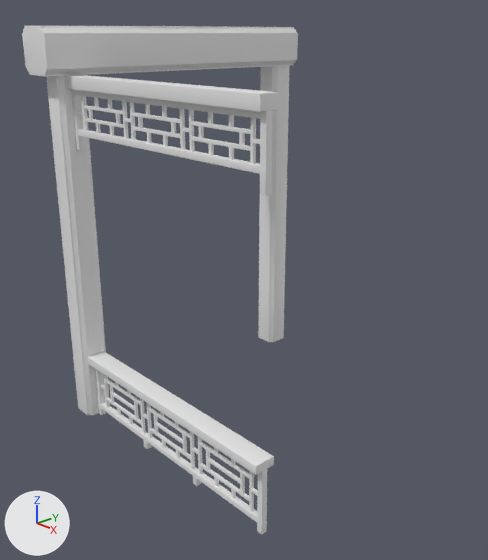
The Blender file assets/temple_mur.blend: old version first, new version second.
One viewpoint serves both versions: a 50 mm lens placed at (2.65, -2.26, 2.76), pointed at (-0.68, 0.78, 1.11). The axes (+X, +Y, +Z) are drawn at lower left. The lights are the same throughout.
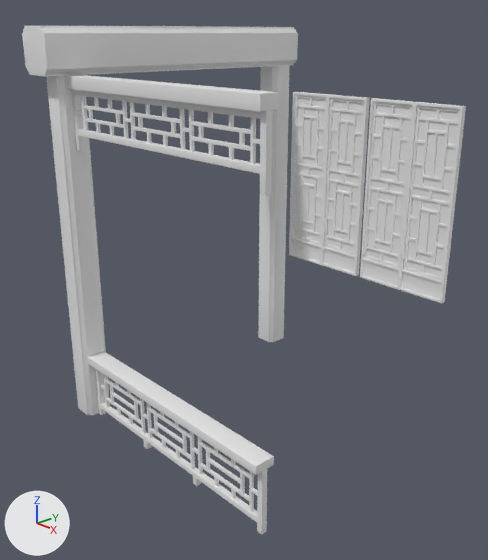
Commit message: More temple walls

Where the change shows, as pixel boxes [x1, y1, x2, y2] in the pictures (488 x 560 px):
'Volet papier', added: after [367, 105, 458, 277]
'Volet papier.001', added: after [294, 97, 363, 252]
'Volet Deco Droit', added: after [404, 105, 460, 281]
'Volet droit', added: after [399, 102, 466, 303]
'Volet Deco Gauche', added: after [364, 102, 412, 268]
'Volet Deco Droit.001', added: after [324, 98, 364, 255]
'Volet droit.001', added: after [321, 95, 370, 276]
'Volet Deco Gauche.001', added: after [292, 95, 326, 245]
'Volet gauche', added: after [360, 98, 414, 290]
'Volet gauche.001', added: after [289, 92, 330, 265]

Patch to the scene script:
```diff
--- a/assets/temple_mur.blend.py
+++ b/assets/temple_mur.blend.py
@@ me_plane @@
+me_plane.from_pydata([(-0.46, -0.86, 0.0), (0.54, -0.86, 0.0), (-0.46, 0.86, 0.0), (0.54, 0.86, 0.0)], [], [(0, 1, 3, 2)])
@@ ob_volet_deco_droit @@
+ob_volet_deco_droit = bpy.data.objects.new('Volet Deco Droit', me_cube_001)  # 528 vertices, 574 faces; spans x -0.249..0.091, y -0.01..0.01, z -0.01..1.21; modifiers BEVEL
+ob_volet_deco_droit.location = (0.11, 1.94, 1.07)
@@ ob_volet_droit @@
+ob_volet_droit = bpy.data.objects.new('Volet droit', me_cube_002)  # 60 vertices, 60 faces; spans x -0.37..0.01, y -0.02..0.02, z -0.16..1.25; modifiers BEVEL
+ob_volet_droit.location = (0.21, 1.94, 1.05)
@@ ob_volet_gauche @@
+ob_volet_gauche = bpy.data.objects.new('Volet gauche', me_cube_002)  # 60 vertices, 60 faces; spans x -0.37..0.01, y -0.02..0.02, z -0.16..1.25; modifiers BEVEL
+ob_volet_gauche.location = (-0.17, 1.94, 1.05)
@@ ob_volet_deco_gauche @@
+ob_volet_deco_gauche = bpy.data.objects.new('Volet Deco Gauche', me_cube_001)  # 528 vertices, 574 faces; spans x -0.249..0.091, y -0.01..0.01, z -0.01..1.21; modifiers BEVEL
+ob_volet_deco_gauche.location = (-0.27, 1.94, 1.07)
@@ ob_volet_papier @@
+ob_volet_papier = bpy.data.objects.new('Volet papier', me_plane)
+ob_volet_papier.location = (-0.19, 1.94, 1.67)
+ob_volet_papier.rotation_euler = (1.571, 0.0, 0.0)  # degrees (90, 0, 0)
+ob_volet_papier.scale = (0.7, 0.7, 0.7)
@@ ob_volet_papier_001 @@
+ob_volet_papier_001 = bpy.data.objects.new('Volet papier.001', me_plane)
+ob_volet_papier_001.location = (-0.99, 1.94, 1.67)
+ob_volet_papier_001.rotation_euler = (1.571, 0.0, 0.0)  # degrees (90, 0, 0)
+ob_volet_papier_001.scale = (0.7, 0.7, 0.7)
@@ ob_volet_deco_gauche_001 @@
+ob_volet_deco_gauche_001 = bpy.data.objects.new('Volet Deco Gauche.001', me_cube_001)  # 528 vertices, 574 faces; spans x -0.249..0.091, y -0.01..0.01, z -0.01..1.21; modifiers BEVEL
+ob_volet_deco_gauche_001.location = (-1.07, 1.94, 1.07)
@@ ob_volet_gauche_001 @@
+ob_volet_gauche_001 = bpy.data.objects.new('Volet gauche.001', me_cube_002)  # 60 vertices, 60 faces; spans x -0.37..0.01, y -0.02..0.02, z -0.16..1.25; modifiers BEVEL
+ob_volet_gauche_001.location = (-0.97, 1.94, 1.05)
@@ ob_volet_droit_001 @@
+ob_volet_droit_001 = bpy.data.objects.new('Volet droit.001', me_cube_002)  # 60 vertices, 60 faces; spans x -0.37..0.01, y -0.02..0.02, z -0.16..1.25; modifiers BEVEL
+ob_volet_droit_001.location = (-0.59, 1.94, 1.05)
@@ ob_volet_deco_droit_001 @@
+ob_volet_deco_droit_001 = bpy.data.objects.new('Volet Deco Droit.001', me_cube_001)  # 528 vertices, 574 faces; spans x -0.249..0.091, y -0.01..0.01, z -0.01..1.21; modifiers BEVEL
+ob_volet_deco_droit_001.location = (-0.69, 1.94, 1.07)
```
